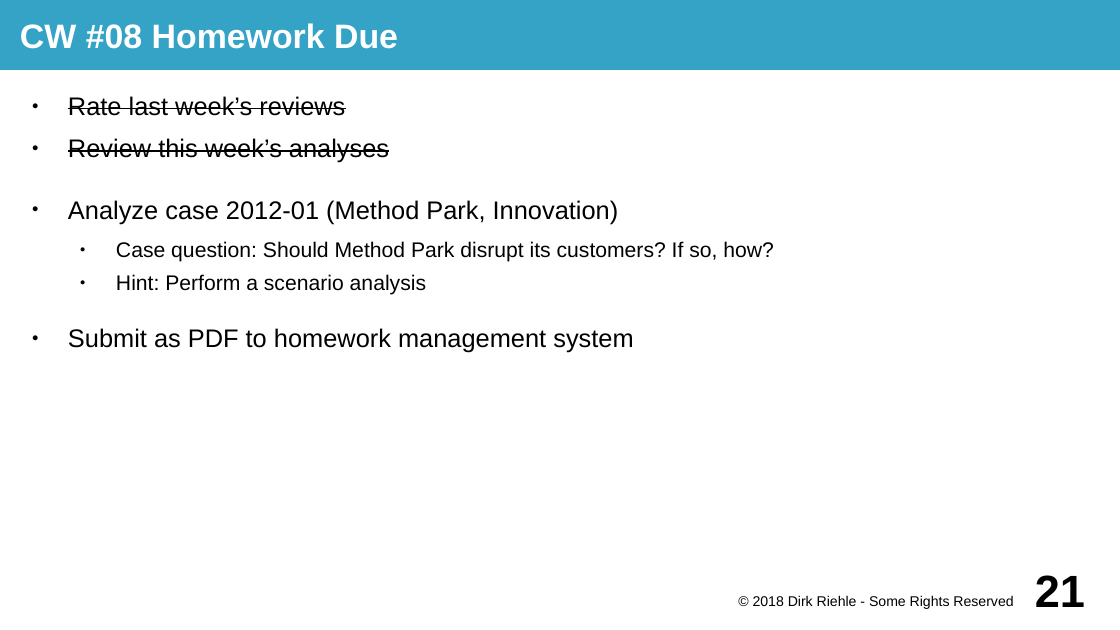
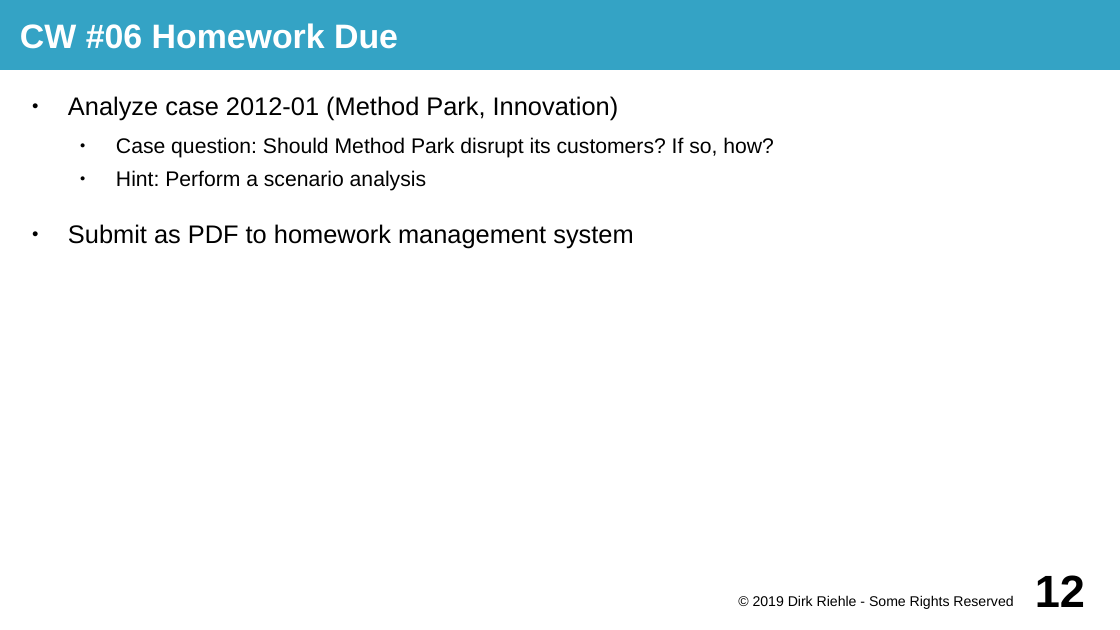
Before and after one commit to dirkriehle/prod-course, a slide deck: slide 12 of Lecture slides/PROD A02 - Course Homework.odp (slide 21 before the commit). Drawn at 1120x630 pixels with LibreOffice and Linux fonts; fonts in the diff are those of the drawing. Boxes give left, top, right and bottom in pixels: in the first picture for what was removed or moved away, otherwise in the second. Text is boxed around its words. In the diff, an @@ line names an element or a change of style, - is before the commit and + after.

```diff
--- a/Lecture slides/PROD A02 - Course Homework.odp
+++ b/Lecture slides/PROD A02 - Course Homework.odp
@@ title at (20, 23, 398, 49): text changed @@
-CW #08 Homework Due
+CW #06 Homework Due
@@ text at (68, 96, 389, 163): paragraphs removed @@
-● Rate last week’s reviews
-● Review this week’s analyses
@@ text at (753, 595, 1013, 609): text changed @@
-© 2018 Dirk Riehle - Some Rights Reserved
+© 2019 Dirk Riehle - Some Rights Reserved
@@ page number at (1035, 575, 1085, 607): text changed @@
-21
+12
```
Also in this commit, not shown: 20 other slides changed, 7 slides removed, 8 other files.
